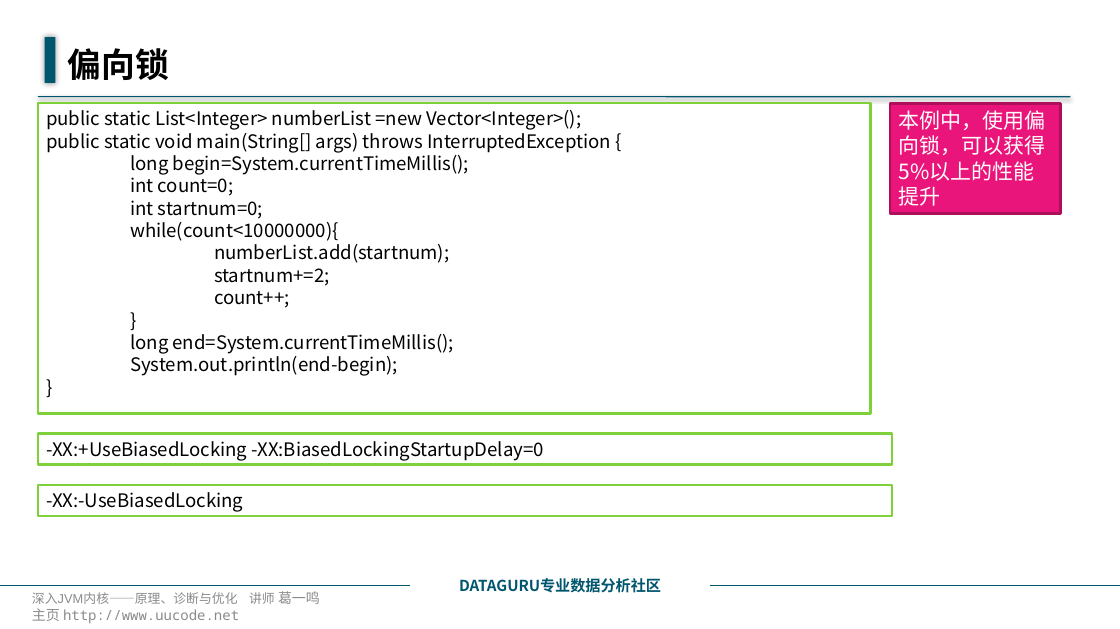
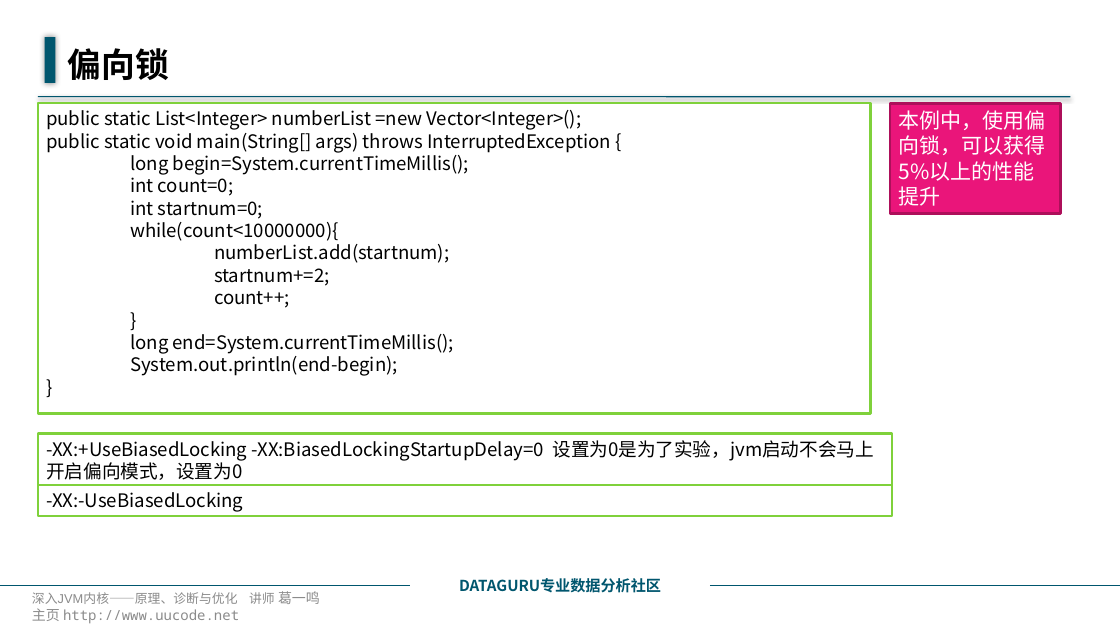
Before and after one commit to 1606884098/javabase, a slide deck: slide 6 of javabase1Jvm/src/main/java/com/javabase/jvm1runtime/runtimeDetail/9.锁.pptx. Drawn at 1120x629 pixels with LibreOffice and Linux fonts; fonts in the diff are those of the drawing; background and template pictures are left out. Boxes give left, top, right and bottom in pixels: in the first picture for what was removed or moved away, otherwise in the second. Text is boxed around its words. In the diff, an @@ line names an element or a change of style, - is before the commit and + after.

```diff
--- a/javabase1Jvm/src/main/java/com/javabase/jvm1runtime/runtimeDetail/9.锁.pptx
+++ b/javabase1Jvm/src/main/java/com/javabase/jvm1runtime/runtimeDetail/9.锁.pptx
@@ rectangle "-XX:+UseBiasedLocking -XX:BiasedLockingStartupDelay=0 设置为0是为 ..." resized from (x1=38, y1=434, x2=892, y2=465) to (x1=38, y1=434, x2=892, y2=487) @@
@@ text in rectangle at (x1=46, y1=440, x2=874, y2=480): text changed @@
--XX:+UseBiasedLocking -XX:BiasedLockingStartupDelay=0
+-XX:+UseBiasedLocking -XX:BiasedLockingStartupDelay=0 设置为0是为了实验，jvm启动不会马上开启偏向模式，设置为0
```
Also in this commit, not shown: 13 other files.
